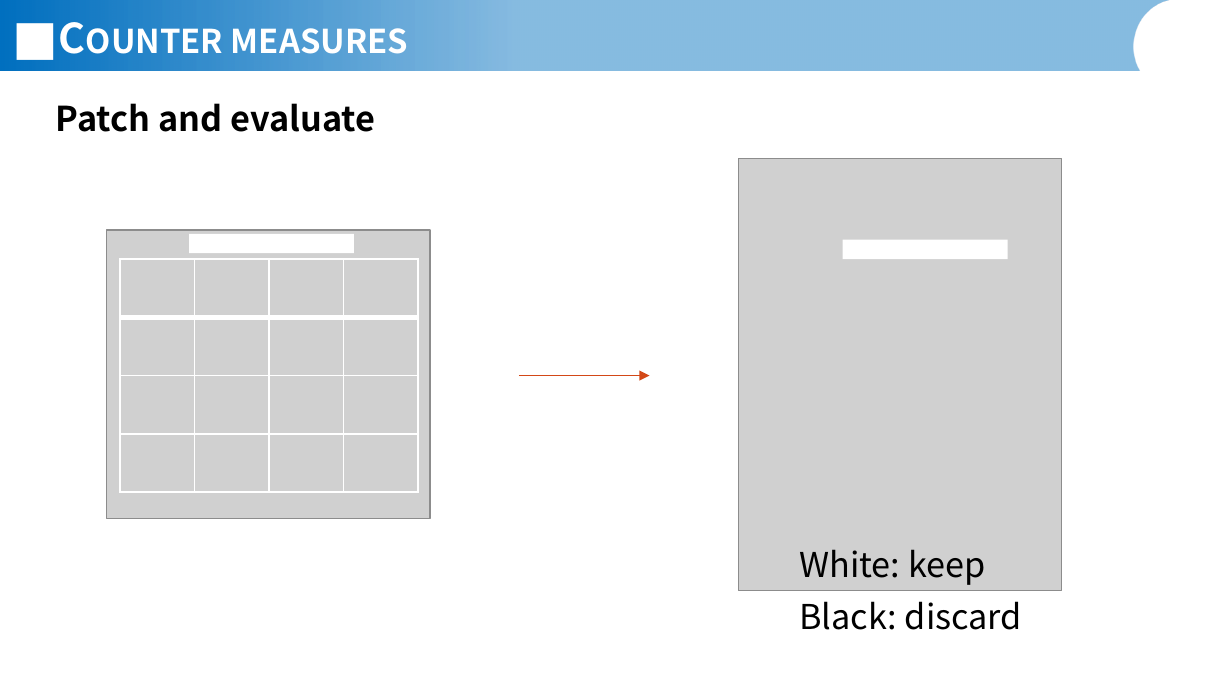
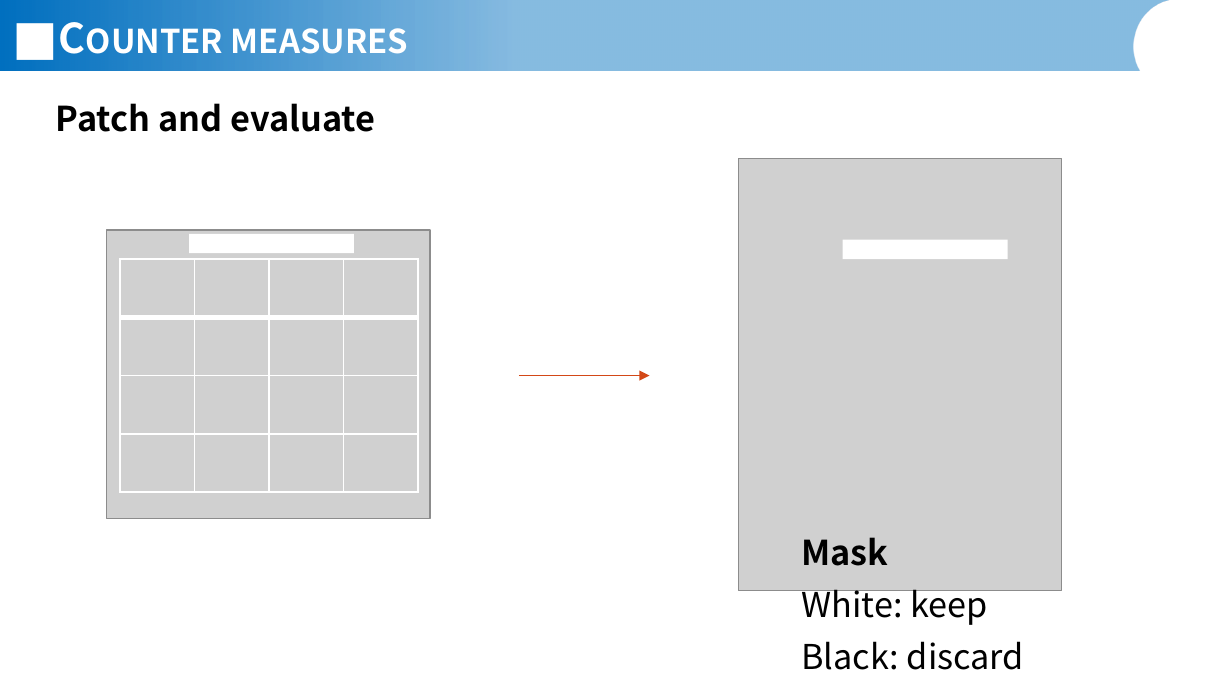
Before and after one commit to JannisIwate/DualTrack, a slide deck: slide 14 of documents/presentations/Jannis_Meyer_Presentation_06_07_2026_extended.pptx (slide 13 before the commit). Drawn at 1232x693 pixels with LibreOffice and Linux fonts; fonts in the diff are those of the drawing; grey boxes stand for pictures; background and template pictures are left out. Boxes give left, top, right and bottom in pixels: in the first picture for what was removed or moved away, otherwise in the second. Text is boxed around its words. In the diff, an @@ line names an element or a change of style, - is before the commit and + after.

```diff
--- a/documents/presentations/Jannis_Meyer_Presentation_06_07_2026_extended.pptx
+++ b/documents/presentations/Jannis_Meyer_Presentation_06_07_2026_extended.pptx
@@ text "Mask": place and size @@
-text "Mask" at <box>799,549,1022,630</box>
+text "Mask" at <box>801,537,1024,670</box>
@@ text at <box>801,537,888,566</box>: paragraph added @@
+Mask
```
Also in this commit, not shown: 6 other slides changed, 1 slide added.
